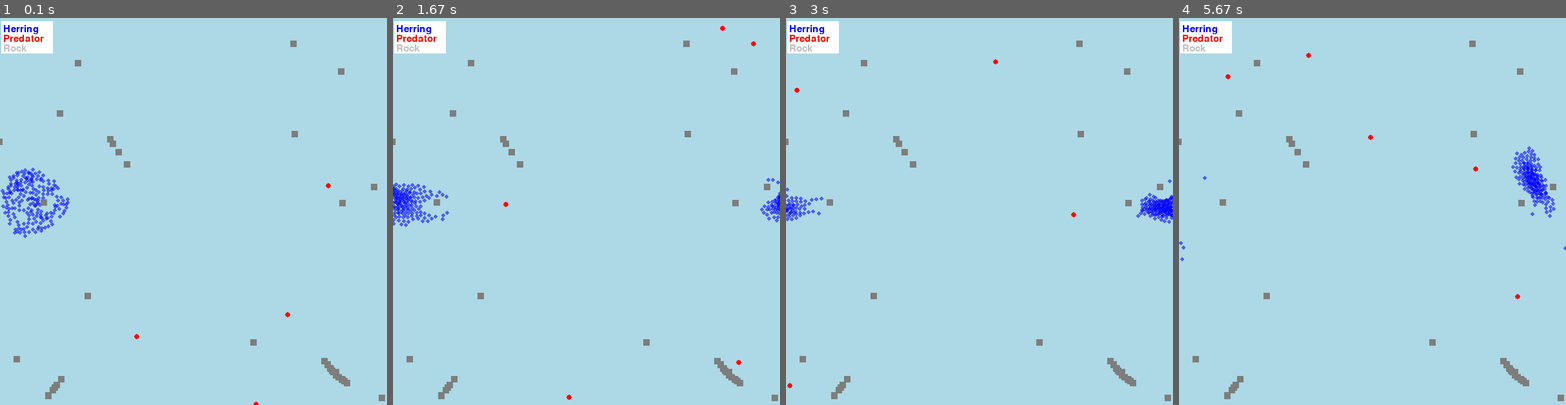
Above: before the commit, frames 1-4 (left to right).
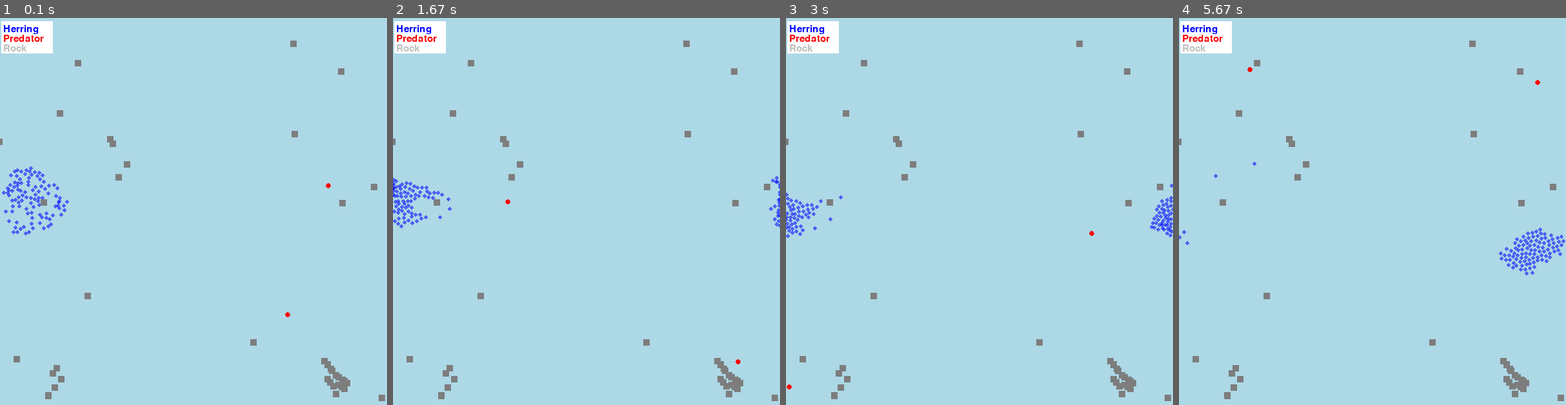
Above: after the commit, the same moments.

Repository: suus-stack/PCA
Game: pygame game, started from code/gamefish.py
Two runs of this game, one before a commit and one after it. Both use one fixed random seed, a clock stepped at 60 frames per second and the inputs below.
Inputs:
- Up to frame 1 (0.1 s): no input
- Up to frame 2 (1.67 s): no input
- Up to frame 3 (3 s): no input
- Up to frame 4 (5.67 s): no input

The runs differ from the first frame. In frame 1, 1.3% of the frame differs, in the area x 0-90%, y 33-100%; in frame 2, 1.3%; in frame 3, 1.3%; in frame 4, 1.9%, in the area x 0-100%, y 9-98%.

Commit message:
first step boidsrule influence

Diff:
--- a/code/gamefish.py
+++ b/code/gamefish.py
@@ -64,7 +64,7 @@
         # Pick velocity and multiply it with the correct speed and add randomness
         self.velocity = pygame.Vector2(random.uniform(-1, 1), random.uniform(-1, 1)).normalize() * (Config.HERRING_SPEED + random.uniform(-0.05, 0.05))
 
-    def boids_rules_herring(self, all_herring):
+    def boids_rules_herring(self, all_herring, boids_influence):
         """ Function to adapt the herring velocity to implement the flocking rules:
         - The separation rule: herring maintain a certain minimum distance with respect to its surrounding herring.
         - The alignment rule: herring will head in the same direction of the neighbours within its alignment distance.
@@ -85,6 +85,23 @@
         cohesion_vector = pygame.Vector2(0, 0)
         neighbour_herring_cohesion = 0
 
+        if boids_influence == 0:
+            separation_influence = 1
+            alignment_influence = 1
+            cohesion_influence = 1
+        if boids_influence == 1:
+            separation_influence = 3
+            alignment_influence = 1
+            cohesion_influence = 1
+        if boids_influence == 2:
+            separation_influence = 1
+            alignment_influence = 3
+            cohesion_influence = 1
+        if boids_influence == 3:
+            separation_influence = 1
+            alignment_influence = 1
+            cohesion_influence = 3
+
         # Finding the herring within separation distance
         for herring in all_herring:
             distance_two_herring = self.position.distance_to(herring.position)
@@ -94,17 +111,17 @@
 
             if herring != self and distance_two_herring != 0 and distance_two_herring < Config.SEPARATION_DISTANCE:
                     # Determine separation vector and add it to the total vector
-                    separation_vector += ((self.position - herring.position) / distance_two_herring)
+                    separation_vector += ((self.position - herring.position) / distance_two_herring) * separation_influence
                     neighbour_herring_separation += 1
 
             if herring != self and distance_two_herring != 0 and distance_two_herring < Config.ALIGNMENT_DISTANCE:
                     # Add direction of the neighbour to the total alignment vector
-                    alignment_vector += herring.velocity
+                    alignment_vector += herring.velocity * alignment_influence
                     neighbour_herring_alignment += 1
 
             if herring != self and distance_two_herring != 0 and distance_two_herring < Config.COHESION_DISTANCE:
                     # Determine the cohesion vector and add it to the total vector
-                    cohesion_vector += ((herring.position - self.position) / distance_two_herring)
+                    cohesion_vector += ((herring.position - self.position) / distance_two_herring) * cohesion_influence
                     neighbour_herring_cohesion += 1
 
         # Calculate average separation-, alignment-, and cohesion vector
@@ -217,7 +234,7 @@
                 # Normalize velocity and multiply by the changed speed
                 self.velocity = self.velocity.normalize() * (Config.HERRING_SPEED + (Config.HERRING_SPEED_MAX - Config.HERRING_SPEED + random.uniform(-0.05, 0.05)) * closeness)
 
-    def update(self, all_herring, all_predators, all_rocks):
+    def update(self, all_herring, all_predators, all_rocks, boids_influence):
         """This function updates the position of a herring. The new position is dependent
          on the old position, the cohesion-, separation- and alignment rule, the rock
          positions and the positions of the predator(s).
@@ -234,7 +251,7 @@
             Group containing all rock entities.
         """
         # Appy the three boids rules
-        self.boids_rules_herring(all_herring)
+        self.boids_rules_herring(all_herring, boids_influence)
 
         # Determine influence of the environment
         self.avoid_predator(all_predators, all_herring)
@@ -452,7 +469,7 @@
         return np.sqrt((self.position[0] - other_position[0])**2 + (self.position[1] - other_position[1])**2)
 
 class Experiment(pygame.sprite.Sprite):
-    def __init__(self, herring_nr=100, predator_nr=1, rock_nr=10, simulation_duration=20, extra_rocks=False, start_school=False, perception_change_predator=False, perception_change_herring=False, alignment_distance=20, cohesion_distance=20, separation_distance=5):
+    def __init__(self, herring_nr=100, predator_nr=1, rock_nr=10, simulation_duration=20, extra_rocks=False, start_school=False, perception_change_predator=False, perception_change_herring=False, alignment_distance=20, cohesion_distance=20, separation_distance=5, boids_influence = 0):
         """
         Parameters:
         -----------
@@ -483,6 +500,8 @@
         separation_distance: Float
             The distance that determines which neighbouring herring are used for the
             separation rule.
+        boids_influence: Int
+            ###
         """
         self.herring_nr = herring_nr
         self.predator_nr = predator_nr
@@ -492,6 +511,7 @@
         self.start_school = start_school
         self.perception_change_predator = perception_change_predator
         self.perception_change_herring = perception_change_herring
+        self.boids_influence = boids_influence
 
         Config.ALIGNMENT_DISTANCE = alignment_distance
         Config.COHESION_DISTANCE = cohesion_distance
@@ -577,7 +597,7 @@
                 for i in range(1, num_extra_rocks + 1):
                     ratio = i / (num_extra_rocks + 1)
                     new_x = rockA.position[0] + ratio * (rockB.position[0] - rockA.position[0])
-                    new_y = rockA.position[1] + ratio * (rockB.position[1] - rockA.position[1])
+                    new_y = rockB.position[1] + ratio * (rockB.position[1] - rockA.position[1])
                     distances.append((new_x, new_y))
 
                     # Add the rock to the rock population
@@ -806,7 +826,7 @@
                     simulation_run = False
 
             # Update the position of the herring and predators
-            all_herring.update(all_herring, all_predators, all_rocks)
+            all_herring.update(all_herring, all_predators, all_rocks, self.boids_influence)
             all_predators.update(all_herring, all_predators, all_rocks)
 
             # Determine if perception length changes should be included
@@ -853,14 +873,15 @@
     2: The number of predators in the simulation (int). Default set to one.
     3: The number of rocks in the simulation (int). default set to ten.
     4: The duration of the simulation in seconds (int). Defaut set to twenty.
-    5: Closeby rocks should be connected via more rocks (Bool). Default set to False.
-    6: Herring start as one school instead of randomly (bool). Default set to True.
+    5: Closeby rocks should be connected via more rocks (Bool). Default set to True.
+    6: Herring start as one school instead of randomly (bool). Default set to False.
     7: Predator perception length changes over time (bool). Default set to False.
     8: Herring perception length changes over time (bool). Default set to False.
     9: The alignment distance (float). Default set to 32.
     10: The cohestion distance (float). Default set to 32.
     11: The separation distance (float). Default set to 6.
+    12: The influence of boids rules (int). Default set to 0.
     """
     doctest.testmod()
-    experiment_example = Experiment(200, 5, 20, 20, True, True, False, False, 32, 32, 6)
+    experiment_example = Experiment(100, 2, 20, 20, True, True, False, False, 32, 32, 6, 2)
     return_values = experiment_example.run()
